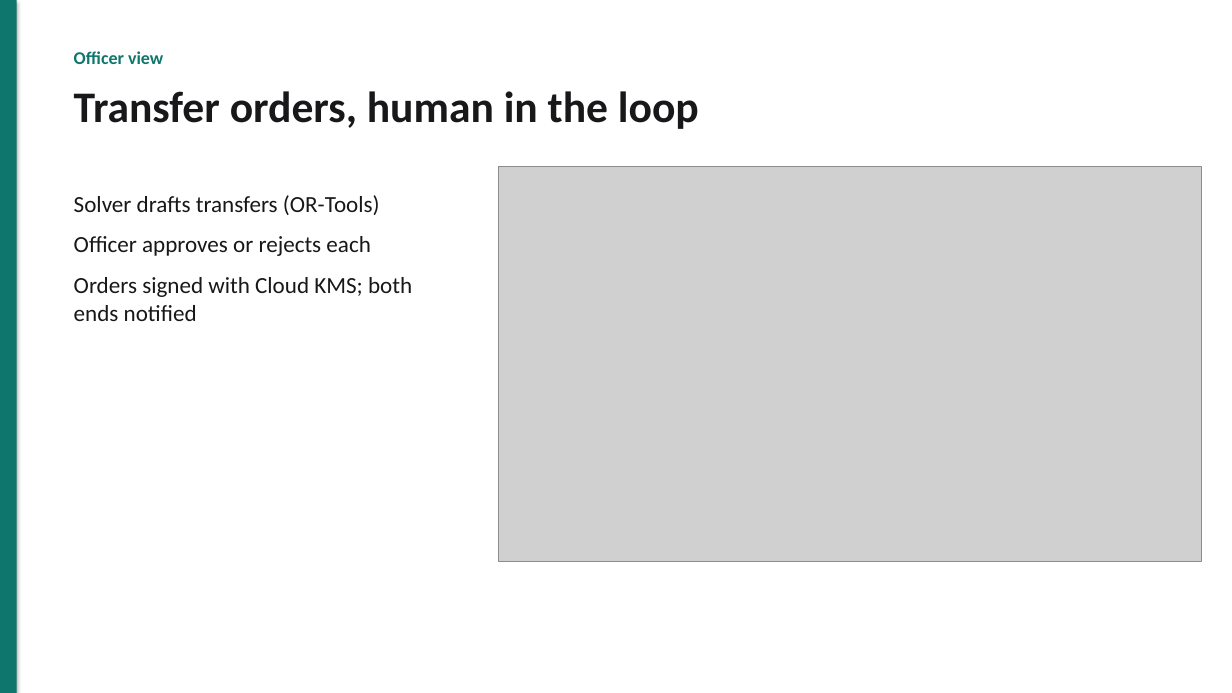
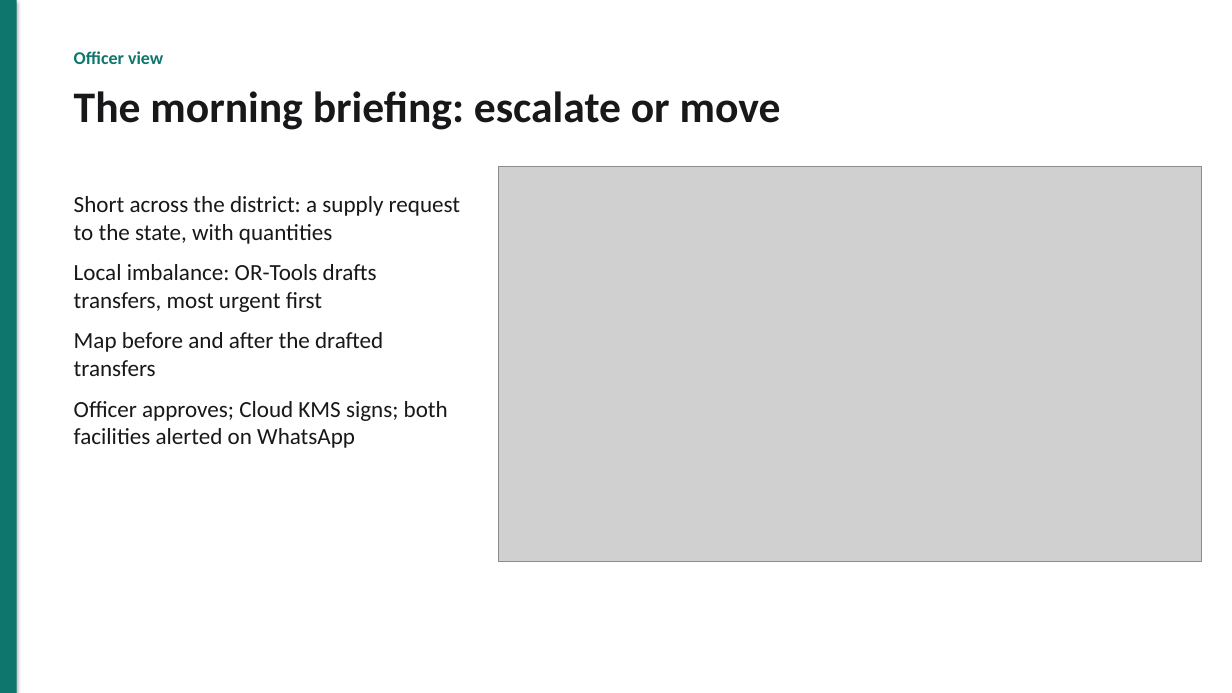
Before and after one commit to akshat333-debug/AushadhiNet, a slide deck: slide 6 of docs/pitch/AushadhiNet-pitch.pptx. Drawn at 1232x693 pixels with LibreOffice and Linux fonts; fonts in the diff are those of the drawing; grey boxes stand for pictures. Boxes give left, top, right and bottom in pixels: in the first picture for what was removed or moved away, otherwise in the second. Text is boxed around its words. In the diff, an @@ line names an element or a change of style, - is before the commit and + after.

```diff
--- a/docs/pitch/AushadhiNet-pitch.pptx
+++ b/docs/pitch/AushadhiNet-pitch.pptx
@@ text at box(74, 91, 781, 130): text changed @@
-Transfer orders, human in the loop
+The morning briefing: escalate or move
@@ text at box(74, 196, 460, 448): text changed @@
-Solver drafts transfers (OR-Tools)
-Officer approves or rejects each
-Orders signed with Cloud KMS; both ends notified
+Short across the district: a supply request to the state, with quantities
+Local imbalance: OR-Tools drafts transfers, most urgent first
+Map before and after the drafted transfers
+Officer approves; Cloud KMS signs; both facilities alerted on WhatsApp
```
Also in this commit, not shown: 6 other slides changed, 2 slides added, 3 slides removed, 13 other files.
